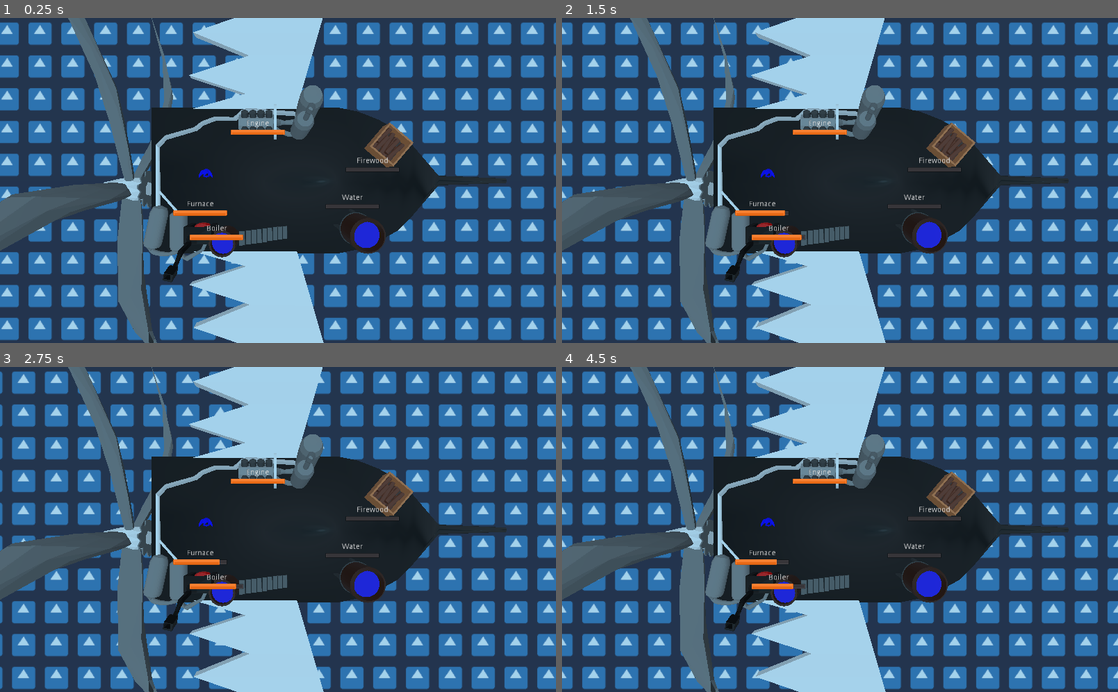
Above: before the commit, frames 1-4 (two rows, left to right).
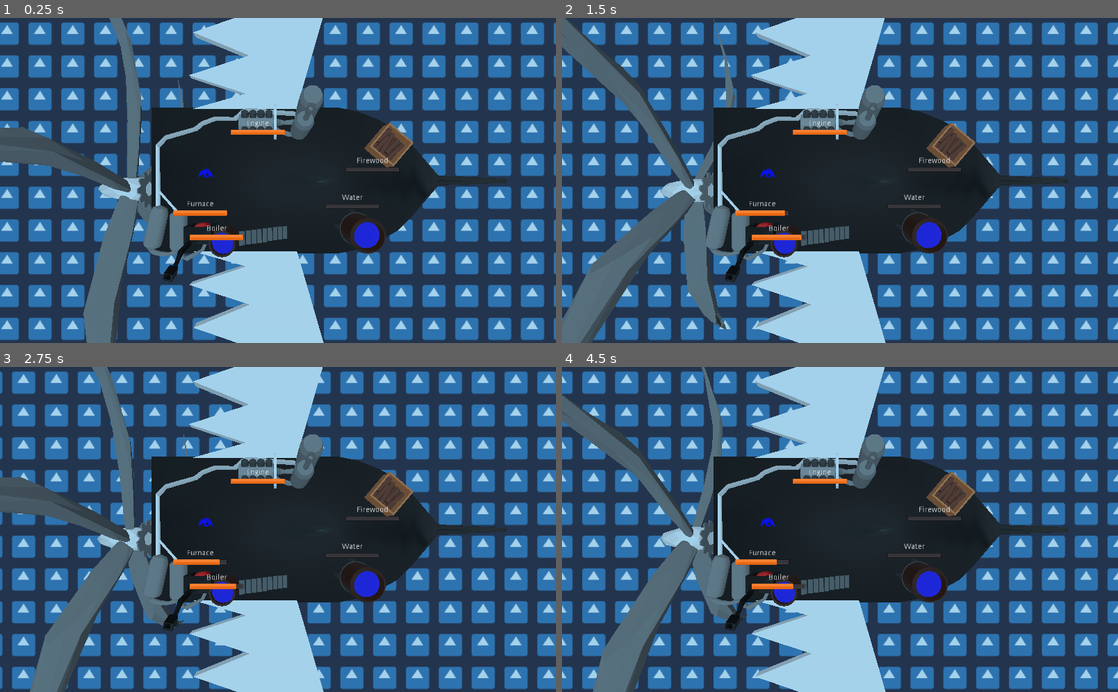
Above: after the commit, the same moments.

Repository: phkeese/WorkingTItle
Game: Godot game, scene res://scenes/game/game.tscn
The game is run twice, just before and just after one commit, with the same random seed, the same clock (stepped at 60 frames per second) and the same inputs. The engine's default icon, where the game draws it, is replaced by a stand-in: a white triangle on a blue panel in a dark square.
Inputs (mouse positions are in pixels of both pictures, inside the frame that each line leads up to):
- Up to frame 1 (0.25 s): no input
- Up to frame 2 (1.5 s): tap Enter (ui_accept) at 0.5, 0.77 s; move the mouse to (962, 164) at 0.52 s; hold Right (ui_right) 0.53-1.28 s; tap Space (player_1_interact) at 0.6, 1.35 s; click (962, 164) at 0.67 s; move the mouse to (728, 196) at 1.27 s; hold Down (ui_down) from 1.28 s (still down)
- Up to frame 3 (2.75 s): tap Enter (ui_accept) at 1.52 s; move the mouse to (333, 458) at 2.02 s; release Down (ui_down) at 2.03 s; hold Right (ui_right) from 2.03 s (still down); tap Space (player_1_interact) at 2.1 s
- Up to frame 4 (4.5 s): move the mouse to (812, 594) at 2.77 s; release Right (ui_right) at 2.78 s; hold Up (ui_up) 2.78-3.53 s; tap Space (player_1_interact) at 2.85, 3.6, 4.35 s; click (812, 594) at 2.92 s; tap Enter (ui_accept) at 3.02, 3.77 s; move the mouse to (1006, 578) at 3.52 s; hold Left (ui_left) from 3.53 s (still down); move the mouse to (673, 480) at 4.27 s

The runs differ from the first frame. In frame 1, 9.6% of the frame differs, in the area x 0-33%, y 0-100%; in frame 2, 9.8%; in frame 3, 11%; in frame 4, 11%, in the area x 0-34%, y 0-100%.
Error in both runs: Assertion failed. (res://addons/multiplayer/NetworkGame.gd:84)

Commit message:
rotate rotor according to speed

Diff:
--- a/scenes/ship.tscn
+++ b/scenes/ship.tscn
@@ -10,6 +10,38 @@
 [ext_resource path="res://scenes/consumer_station.tscn" type="PackedScene" id=8]
 [ext_resource path="res://assets/models/platform_v2/propeller.glb" type="PackedScene" id=10]
 [ext_resource path="res://scenes/stations/wood_station.tscn" type="PackedScene" id=11]
+
+[sub_resource type="Animation" id=6]
+length = 0.001
+tracks/0/type = "value"
+tracks/0/path = NodePath(".:rotation_degrees")
+tracks/0/interp = 1
+tracks/0/loop_wrap = true
+tracks/0/imported = false
+tracks/0/enabled = true
+tracks/0/keys = {
+"times": PoolRealArray( 0 ),
+"transitions": PoolRealArray( 1 ),
+"update": 0,
+"values": [ Vector3( 0, 0, 0 ) ]
+}
+
+[sub_resource type="Animation" id=7]
+resource_name = "rotate"
+length = 4.0
+loop = true
+tracks/0/type = "value"
+tracks/0/path = NodePath(".:rotation_degrees")
+tracks/0/interp = 1
+tracks/0/loop_wrap = true
+tracks/0/imported = false
+tracks/0/enabled = true
+tracks/0/keys = {
+"times": PoolRealArray( 0, 4 ),
+"transitions": PoolRealArray( 1, 1 ),
+"update": 0,
+"values": [ Vector3( 0, 0, 0 ), Vector3( 0, 0, -360 ) ]
+}
 
 [sub_resource type="BoxShape" id=2]
 extents = Vector3( 1.83711, 1, 1.78845 )
@@ -38,6 +70,11 @@
 
 [node name="propeller" parent="Ship" instance=ExtResource( 10 )]
 transform = Transform( 1, 0, 0, 0, 1, 0, 0, 0, 1, -1.08742, 0, -7.4152 )
+
+[node name="AnimationPlayer" type="AnimationPlayer" parent="Ship/propeller"]
+autoplay = "rotate"
+anims/RESET = SubResource( 6 )
+anims/rotate = SubResource( 7 )
 
 [node name="wing_l" parent="Ship" instance=ExtResource( 3 )]
 transform = Transform( 1, 0, 0, 0, 1, 0, 0, 0, 1, 8.06498, -4.76837e-07, 4.56093 )
@@ -89,7 +126,7 @@
 [node name="Engine" parent="Stations" instance=ExtResource( 2 )]
 transform = Transform( 1, 0, 0, 0, 1, 0, 0, 0, 1, 5.98211, 0, 6.81615 )
 fire_station = NodePath("../Furnace")
-boiler_station = NodePath("../Furnace")
+boiler_station = NodePath("../Furnace/Boiler")
 
 [node name="Water" parent="Stations" instance=ExtResource( 7 )]
 transform = Transform( 1, 0, 0, 0, 1, 0, 0, 0, 1, -5.20975, 0, 17.4286 )
--- a/scripts/engine_station.gd
+++ b/scripts/engine_station.gd
@@ -16,4 +16,8 @@
 func has_requirements() -> bool:
 	var fire = get_node(fire_station)
 	var steam = get_node(boiler_station)
-	return not (is_equal_approx(fire.get_health(), 0.0) or is_equal_approx(fire.get_health(), 0.0))
+	return not (is_equal_approx(fire.get_health(), 0.0) or is_equal_approx(steam.get_health(), 0.0))
+
+
+func speed() -> float:
+	return $Station.health
--- a/scripts/ship.gd
+++ b/scripts/ship.gd
@@ -1,6 +1,13 @@
 extends Spatial
+
+
+onready var _rotor := $Ship/propeller
 
 
 func _on_give(to: Player, item_scene: PackedScene) -> void:
 	var item := item_scene.instance()
 	to.item = item
+
+
+func _process(delta: float) -> void:
+	$Ship/propeller/AnimationPlayer.playback_speed = $Stations/Engine.speed()
Not shown: 1 places in scenes/ship.tscn that only renumber resources
